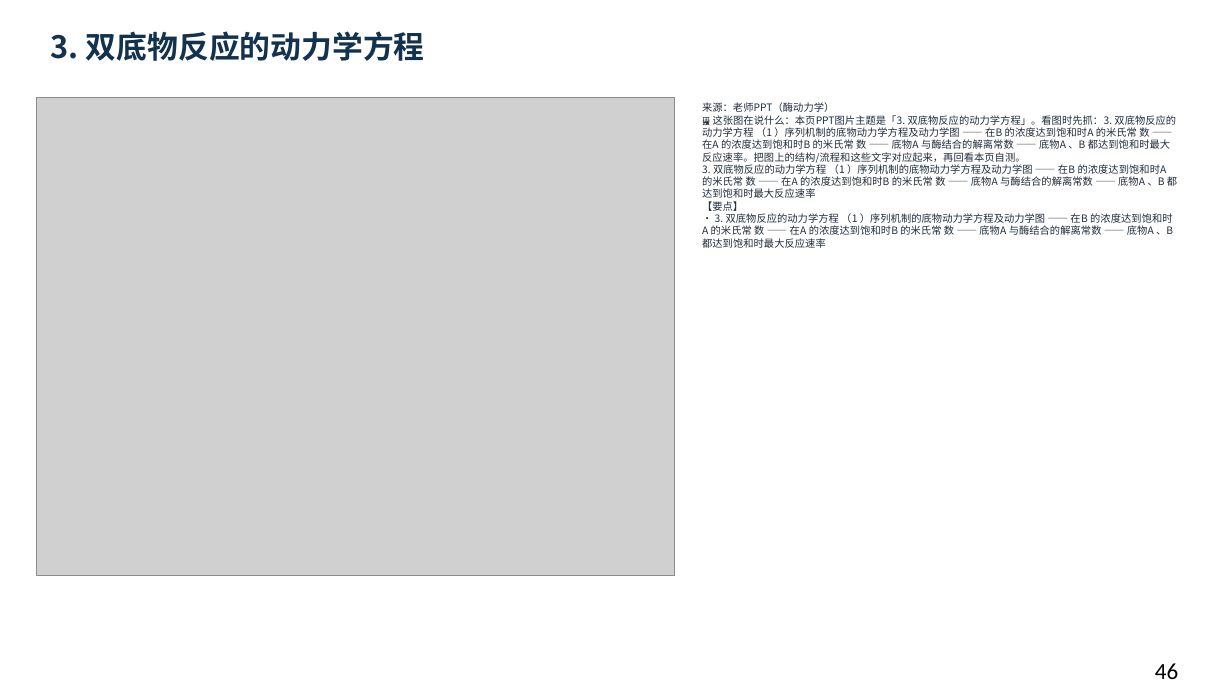
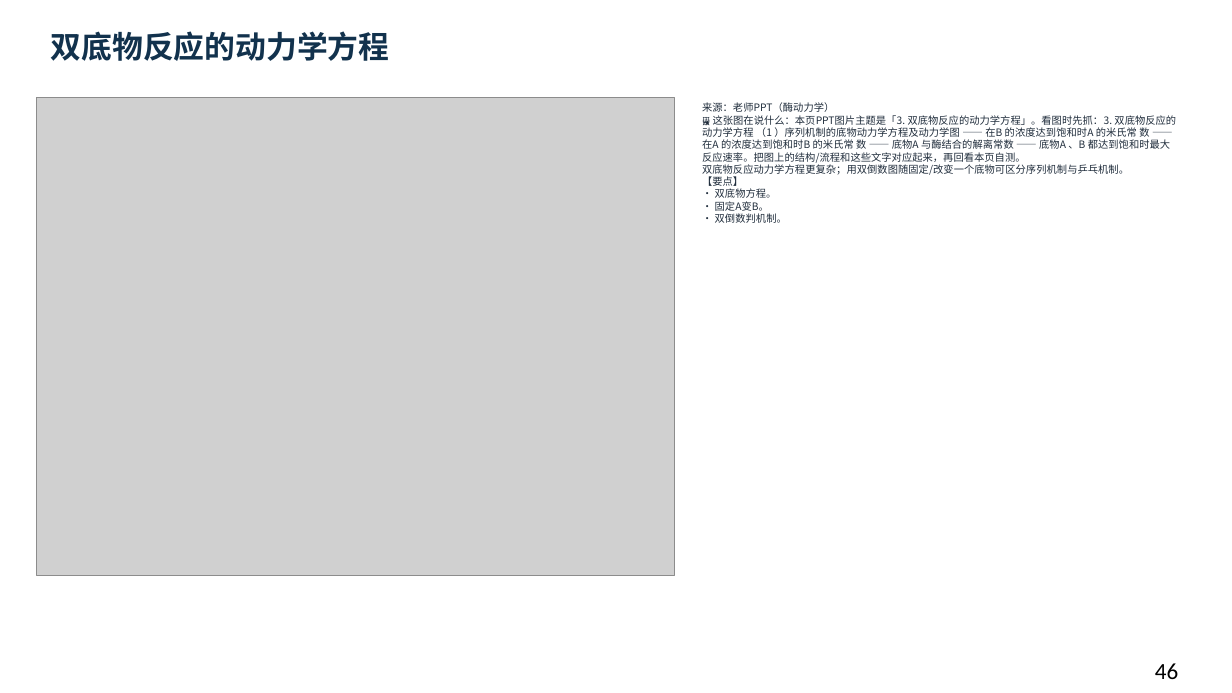
Before and after one commit to newkan-li/Biochemistry, a slide deck: slide 46 of downloads/bc07-ai-style.pptx. Drawn at 1232x693 pixels with LibreOffice and Linux fonts; fonts in the diff are those of the drawing; grey boxes stand for pictures. Boxes give left, top, right and bottom in pixels: in the first picture for what was removed or moved away, otherwise in the second. Text is boxed around its words. In the diff, an @@ line names an element or a change of style, - is before the commit and + after.

```diff
--- a/downloads/bc07-ai-style.pptx
+++ b/downloads/bc07-ai-style.pptx
@@ text at [51,31,390,61]: text changed @@
-3. 双底物反应的动力学方程
+双底物反应的动力学方程
@@ text at [702,102,1176,223]: text changed @@
-来源：老师PPT（酶动力学）
-🖼 这张图在说什么：本页PPT图片主题是「3. 双底物反应的动力学方程」。看图时先抓：3. 双底物反应的动力学方程 （1 ）序列机制的底物动力学方程及动力学图 —— 在B 的浓度达到饱和时A 的米氏常 数 —— 在A 的浓度达到饱和时B 的米氏常 数 —— 底物A 与酶结合的解离常数 —— 底物A 、B 都达到饱和时最大反应速率。把图上的结构/流程和这些文字对应起来，再回看本页自测。
-3. 双底物反应的动力学方程 （1 ）序列机制的底物动力学方程及动力学图 —— 在B 的浓度达到饱和时A 的米氏常 数 —— 在A 的浓度达到饱和时B 的米氏常 数 —— 底物A 与酶结合的解离常数 —— 底物A 、B 都达到饱和时最大反应速率
-【要点】
-• 3. 双底物反应的动力学方程 （1 ）序列机制的底物动力学方程及动力学图 —— 在B 的浓度达到饱和时A 的米氏常 数 —— 在A 的浓度达到饱和时B 的米氏常 数 —— 底物A 与酶结合的解离常数 —— 底物A 、B 都达到饱和时最大反应速率
+来源：老师PPT（酶动力学）
+🖼 这张图在说什么：本页PPT图片主题是「3. 双底物反应的动力学方程」。看图时先抓：3. 双底物反应的动力学方程 （1 ）序列机制的底物动力学方程及动力学图 —— 在B 的浓度达到饱和时A 的米氏常 数 —— 在A 的浓度达到饱和时B 的米氏常 数 —— 底物A 与酶结合的解离常数 —— 底物A 、B 都达到饱和时最大反应速率。把图上的结构/流程和这些文字对应起来，再回看本页自测。
+双底物反应动力学方程更复杂；用双倒数图随固定/改变一个底物可区分序列机制与乒乓机制。
+【要点】
+• 双底物方程。
+• 固定A变B。
+• 双倒数判机制。
```
Also in this commit, not shown: 21 other slides changed, 5 other files.
